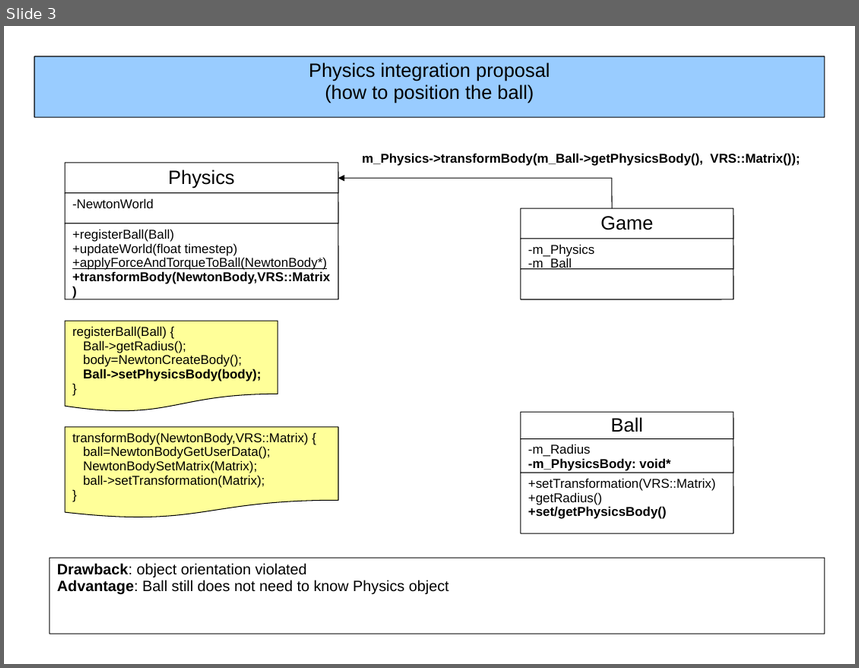
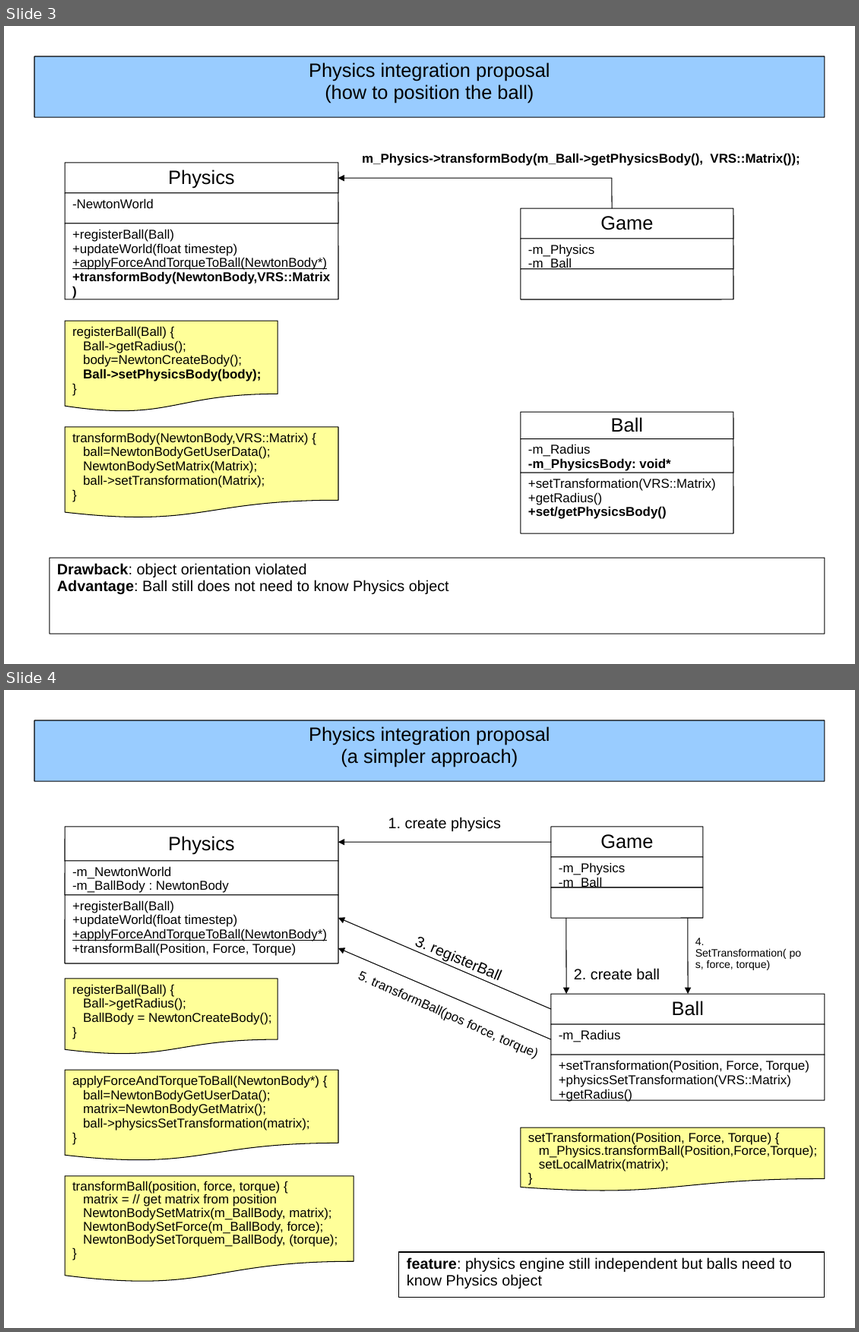
Before and after one commit to bwasty/blobby-volley-3d, a slide deck: Präsentationen/PhysicsIntegration.ppt. Shown one above the other, each under a label of ours: slide 3 before the commit, slides 3 and 4 after it. The pictures are 859x668 and 859x1332 pixels, drawn with LibreOffice and Linux fonts; fonts in the diff are those of the drawing. Boxes give left, top, right and bottom in pixels: in the first picture for what was removed or moved away, otherwise in the second. Text is boxed around its words. In the diff, an @@ line names an element or a change of style, - is before the commit and + after.

Commit message:
added another structure proposal for physics integration.

```diff
--- a/Präsentationen/PhysicsIntegration.ppt
+++ b/Präsentationen/PhysicsIntegration.ppt
@@ slide 4 added at [4,690,855,1328], background #FFFFFF @@
@@ rounded rectangle added at [34,720,825,781], fill #99CCFF, outline #000000 0.74 pt, 18 pt, text #000000 @@
+Physics integration proposal
+(a simpler approach)
@@ text added at [389,817,501,831], 14 pt, text #000000 @@
+1. create physics
@@ rounded rectangle added at [65,827,338,861], fill #FFFFFF, outline #000000 0.74 pt, 18 pt, text #000000 @@
+Physics
@@ arrow added from (552, 842) to (338, 842), #000000 0.74 pt @@
@@ rounded rectangle added at [552,827,704,857], fill #FFFFFF, outline #000000 0.74 pt, 18 pt, text #000000 @@
+Game
@@ rounded rectangle added at [65,861,338,894], fill #FFFFFF, outline #000000 0.74 pt, 12 pt, text #000000 @@
+-m_NewtonWorld
+-m_BallBody : NewtonBody
@@ rounded rectangle added at [552,857,704,887], fill #FFFFFF, outline #000000 0.74 pt, 12 pt, text #000000 @@
+-m_Physics
+-m_Ball
@@ rounded rectangle added at [552,888,704,918], fill #FFFFFF, outline #000000 0.74 pt @@
@@ rounded rectangle added at [65,895,338,964], fill #FFFFFF, outline #000000 0.74 pt, 12 pt, text #000000 @@
++registerBall(Ball)
++updateWorld(float timestep)
++applyForceAndTorqueToBall(NewtonBody*)
++transformBall(Position, Force, Torque)
@@ arrow added from (552, 1010) to (338, 918), #000000 0.74 pt @@
@@ text added at [414,937,426,951], 14 pt, text #000000 @@
+3. registerBall
@@ arrow added from (566, 918) to (566, 994), #000000 0.74 pt @@
@@ arrow added from (688, 918) to (688, 994), #000000 0.74 pt @@
@@ text added at [696,938,787,970], 10 pt, text #000000 @@
+4. SetTransformation( pos, force, torque)
@@ arrow added from (552, 1040) to (338, 948), #000000 0.74 pt @@
@@ flow chart document added at [65,979,278,1055], fill #FFFF99, outline #000000 0.74 pt, 12 pt, text #000000 @@
+registerBall(Ball) {
+Ball->getRadius();
+BallBody = NewtonCreateBody();
+}
@@ text added at [357,971,463,1025], 12 pt, text #000000 @@
+5. transformBall(pos force, torque)
@@ text added at [574,968,660,980], 14 pt, text #000000 @@
+2. create ball
@@ rounded rectangle added at [552,994,826,1024], fill #FFFFFF, outline #000000 0.74 pt, 18 pt, text #000000 @@
+Ball
@@ rounded rectangle added at [552,1024,826,1055], fill #FFFFFF, outline #000000 0.74 pt, 12 pt, text #000000 @@
+-m_Radius
@@ flow chart document added at [65,1070,338,1161], fill #FFFF99, outline #000000 0.74 pt, 12 pt, text #000000 @@
+applyForceAndTorqueToBall(NewtonBody*) {
+ball=NewtonBodyGetUserData();
+matrix=NewtonBodyGetMatrix();
+ball->physicsSetTransformation(matrix);
+}
@@ rounded rectangle added at [552,1056,826,1101], fill #FFFFFF, outline #000000 0.74 pt, 12 pt, text #000000 @@
++setTransformation(Position, Force, Torque)
++physicsSetTransformation(VRS::Matrix)
++getRadius()
@@ flow chart document added at [521,1128,825,1192], fill #FFFF99, outline #000000 0.74 pt, 12 pt, text #000000 @@
+setTransformation(Position, Force, Torque) {
+m_Physics.transformBall(Position,Force,Torque);
+setLocalMatrix(matrix);
+}
@@ flow chart document added at [65,1176,354,1284], fill #FFFF99, outline #000000 0.74 pt, 12 pt, text #000000 @@
+transformBall(position, force, torque) {
+matrix = // get matrix from position
+NewtonBodySetMatrix(m_BallBody, matrix);
+NewtonBodySetForce(m_BallBody, force);
+NewtonBodySetTorquem_BallBody, (torque);
+}
@@ rounded rectangle added at [399,1252,825,1298], fill #FFFFFF, outline #000000 0.74 pt, 14 pt, text #000000 @@
+feature: physics engine still independent but balls need to know Physics object
```
Also in this commit, not shown: 1 slide changed.
